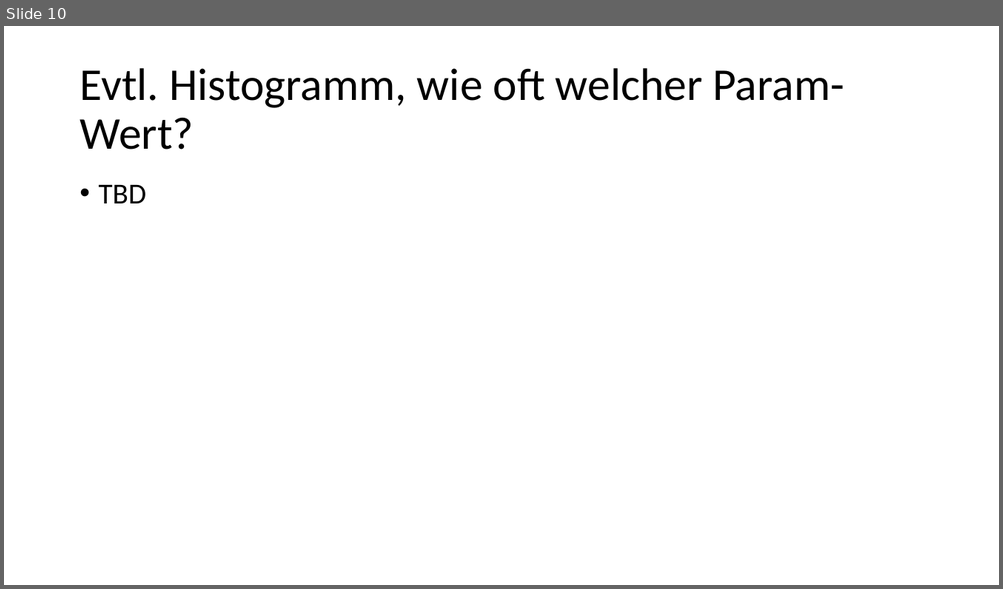
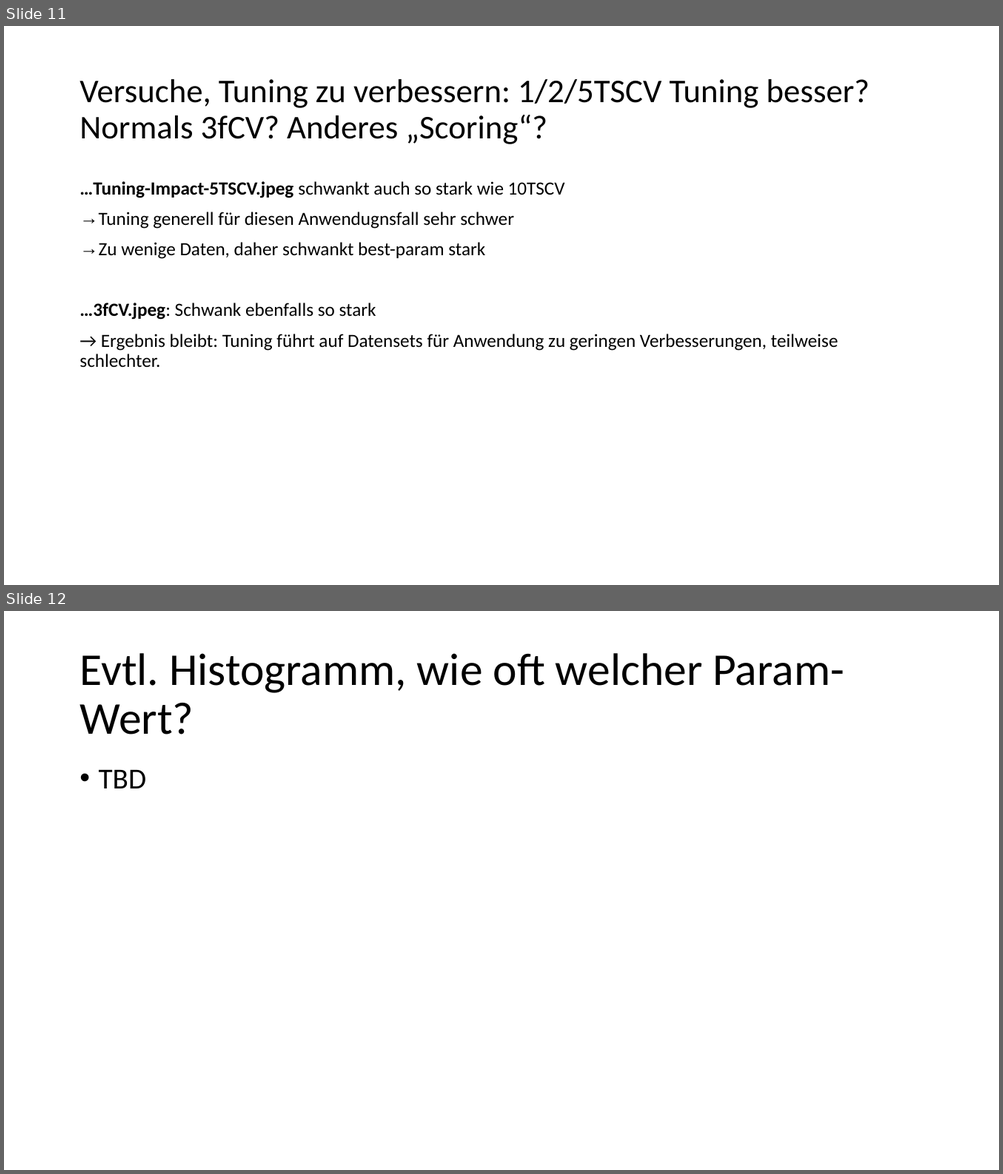
Before and after one commit to feschu/BSc-Thesis-ML, a slide deck: Notes/Dokumentation zum Vorgehen.pptx. Shown one above the other, each under a label of ours: slide 10 before the commit, slides 11 and 12 after it. The pictures are 1003x589 and 1003x1174 pixels, drawn with LibreOffice and Linux fonts; fonts in the diff are those of the drawing. Boxes give left, top, right and bottom in pixels: in the first picture for what was removed or moved away, otherwise in the second. Text is boxed around its words. In the diff, an @@ line names an element or a change of style, - is before the commit and + after.

Commit message:
Reset tuning method to initial 10TSCV

```diff
--- a/Notes/Dokumentation zum Vorgehen.pptx
+++ b/Notes/Dokumentation zum Vorgehen.pptx
@@ slide 11 added at [4,26,999,585], background #FFFFFF @@
@@ title added at [79,79,869,144], 32 pt, text #000000 @@
+Versuche, Tuning zu verbessern: 1/2/5TSCV Tuning besser? Normals 3fCV? Anderes „Scoring“?
@@ text added at [79,181,838,367], 18 pt, text #000000 @@
+…Tuning-Impact-5TSCV.jpeg schwankt auch so stark wie 10TSCV
+→ Tuning generell für diesen Anwendugnsfall sehr schwer
+→ Zu wenige Daten, daher schwankt best-param stark
+…3fCV.jpeg: Schwank ebenfalls so stark
+→ Ergebnis bleibt: Tuning führt auf Datensets für Anwendung zu geringen Verbesserungen, teilweise schlechter.
@@ what was slide 10 is now slide 12 @@
```
Also in this commit, not shown: 1 slide changed, 1 other slide added, 1 other file.
